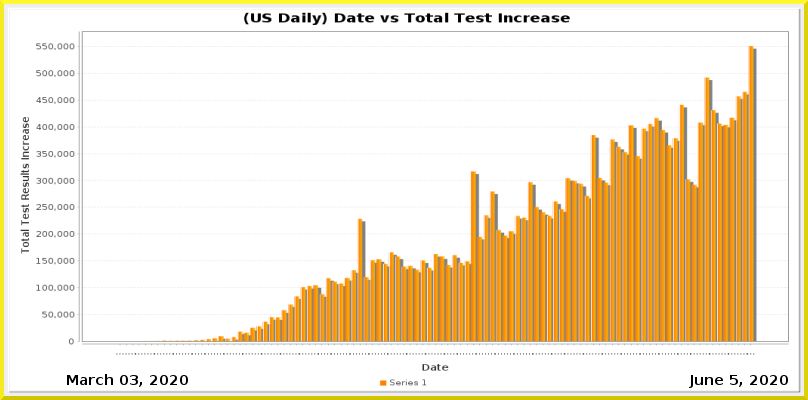
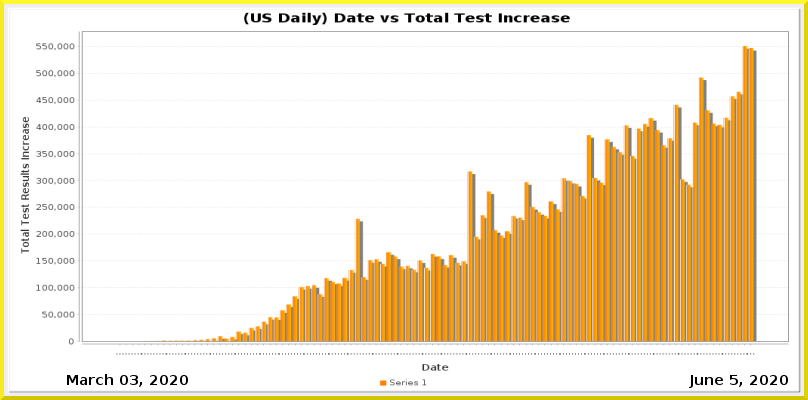
The second 808 × 400 image is a revision of the first. Changes to its layers:
painted on "Date_vs_TestIncrease.png" over [125, 46, 757, 355]
